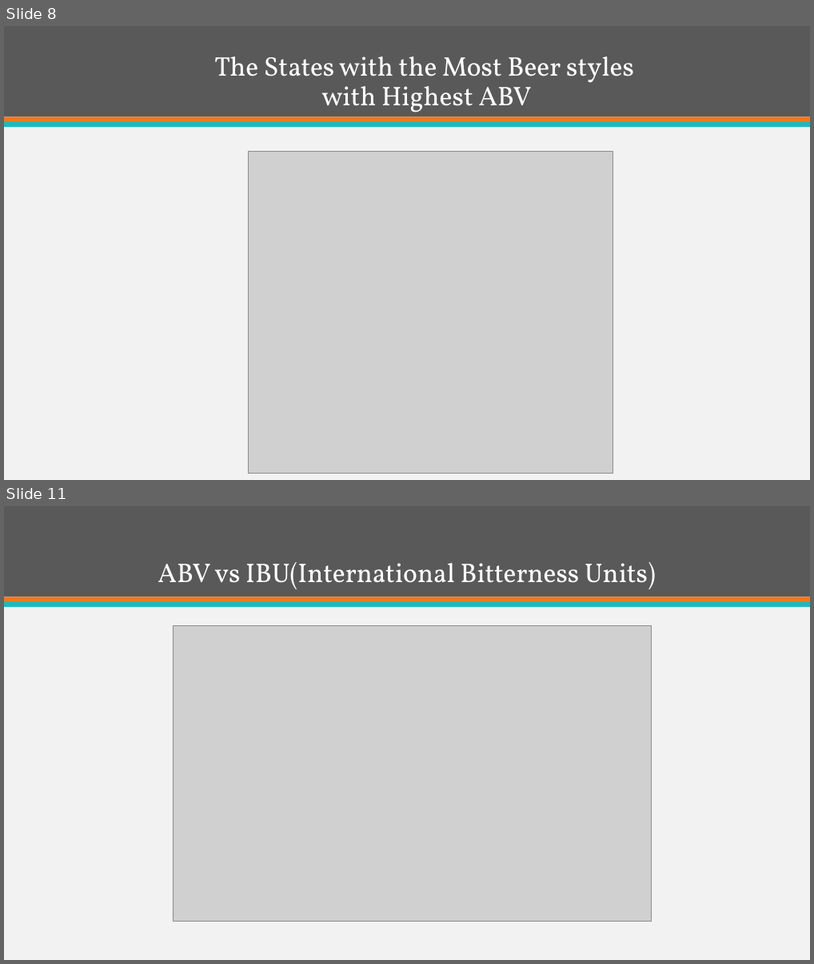
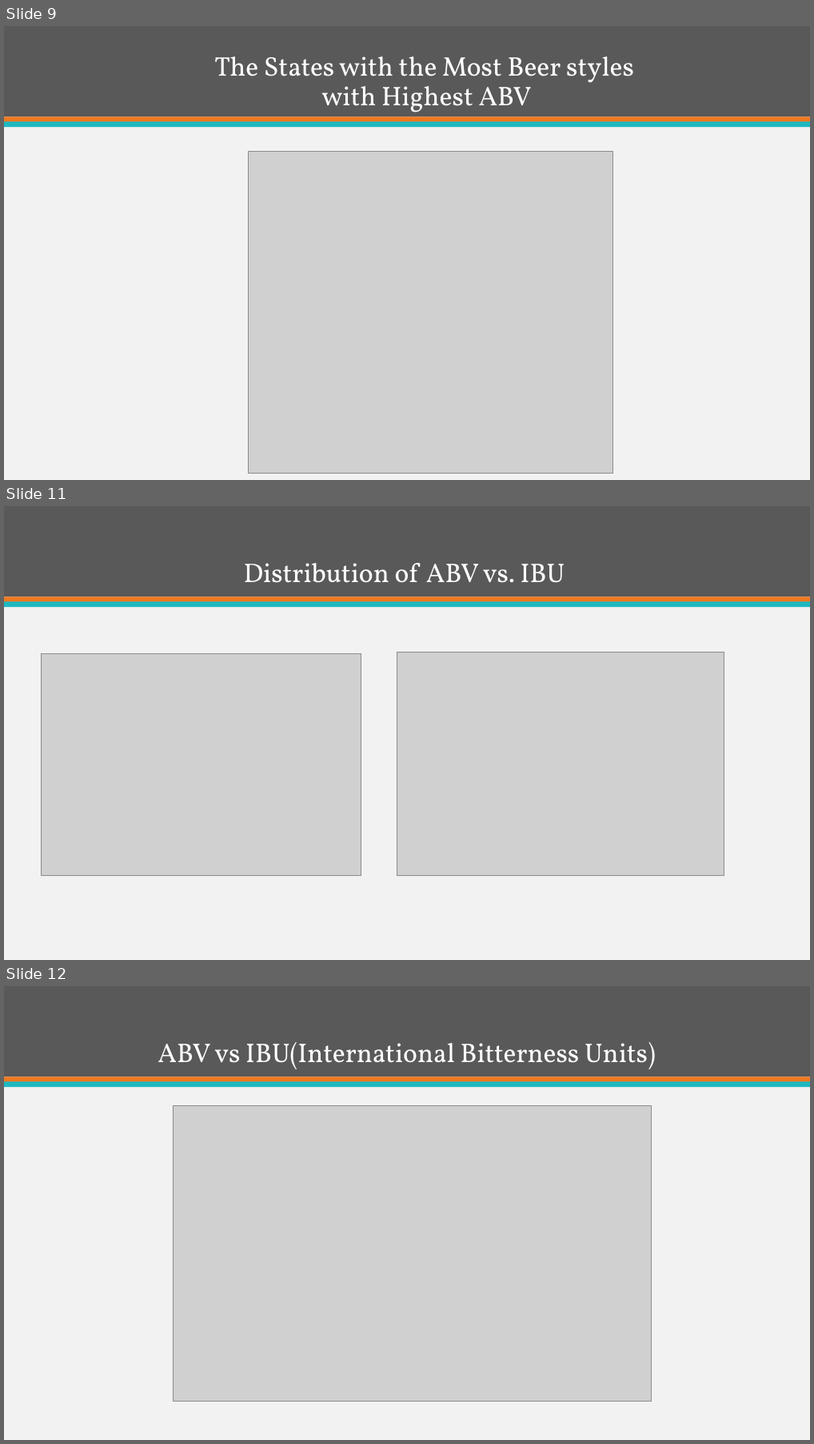
Before and after one commit to ItsGreyedOut/Brewery-Startup, a slide deck: presentation.pptx. Shown one above the other, each under a label of ours: slides 8 and 11 before the commit, slides 9, 11 and 12 after it; the slides between them are not shown. The pictures are 814x964 and 814x1444 pixels, drawn with LibreOffice and Linux fonts; fonts in the diff are those of the drawing; grey boxes stand for pictures. Boxes give left, top, right and bottom in pixels: in the first picture for what was removed or moved away, otherwise in the second. Text is boxed around its words. In the diff, an @@ line names an element or a change of style, - is before the commit and + after.

```diff
--- a/presentation.pptx
+++ b/presentation.pptx
@@ slide 11 added at box(4, 506, 810, 960), background #F2F2F2; not listed: 3 template elements that a slide beside it also shows @@
@@ title added at box(244, 563, 566, 583), 32 pt, text #FFFFFF @@
+Distribution of ABV vs. IBU
@@ picture added at box(41, 654, 361, 876) @@
@@ picture added at box(398, 652, 725, 876) @@
@@ what was slide 8 is now slide 9 @@
@@ what was slide 11 is now slide 12 @@
```
Also in this commit, not shown: 2 slides changed, 3 other slides added, 5 slides removed.
